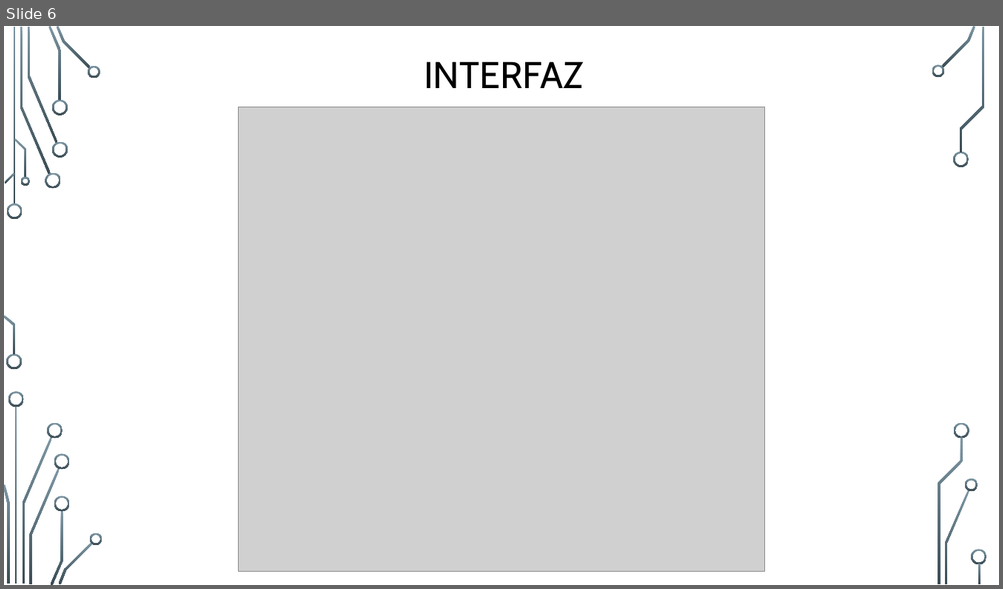
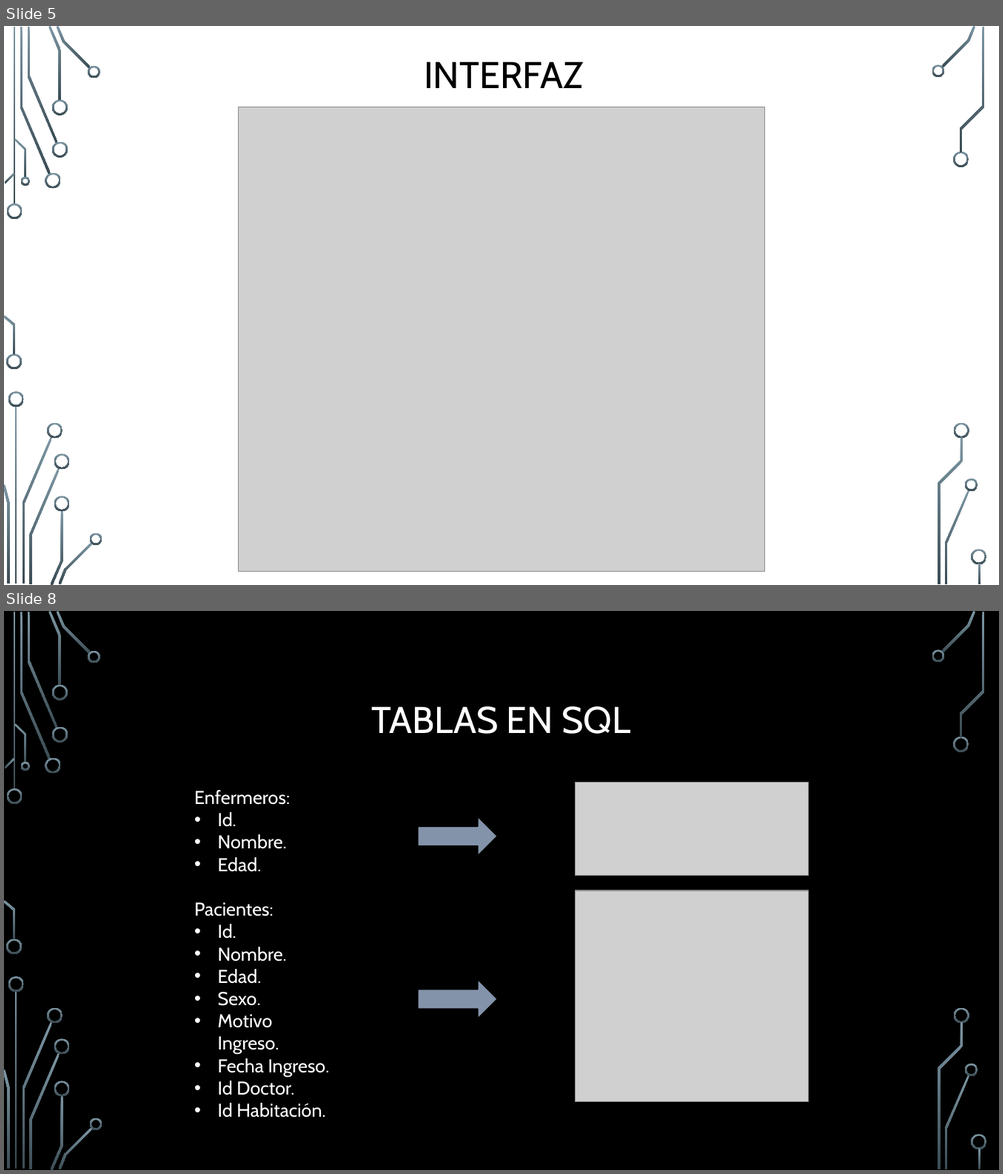
Before and after one commit to JuanEspinosa97/tis_2022_repositorio, a slide deck: doc/Presentación_mitad_de_curso_JuanEspinosayNachoRodriguez.pptx. Shown one above the other, each under a label of ours: slide 6 before the commit, slides 5 and 8 after it; the slides between them are not shown. The pictures are 1003x589 and 1003x1174 pixels, drawn with LibreOffice and Linux fonts; fonts in the diff are those of the drawing; grey boxes stand for pictures; background and template pictures are left out. Boxes give left, top, right and bottom in pixels: in the first picture for what was removed or moved away, otherwise in the second. Text is boxed around its words. In the diff, an @@ line names an element or a change of style, - is before the commit and + after.

```diff
--- a/doc/Presentación_mitad_de_curso_JuanEspinosayNachoRodriguez.pptx
+++ b/doc/Presentación_mitad_de_curso_JuanEspinosayNachoRodriguez.pptx
@@ slide 8 added at [4, 611, 999, 1170], background picture (left out); not listed: 36 template elements that a slide beside it also shows @@
@@ title added at [372, 706, 631, 734], 36 pt, text #FFFFFF @@
+TABLAS EN SQL
@@ picture added at [575, 782, 809, 876] @@
@@ text added at [194, 790, 330, 1118], 18 pt, text #FFFFFF @@
+Enfermeros:
+  • Id.
+  • Nombre.
+  • Edad.
+  Pacientes:
+  • Id.
+  • Nombre.
+  • Edad.
+  • Sexo.
+  • Motivo Ingreso.
+  • Fecha Ingreso.
+  • Id Doctor.
+  • Id Habitación.
@@ right arrow added at [418, 817, 497, 857], fill #8393AA, outline #000000 1.25 pt @@
@@ picture added at [575, 891, 809, 1102] @@
@@ right arrow added at [418, 980, 497, 1019], fill #8393AA, outline #000000 1.25 pt @@
@@ what was slide 6 is now slide 5 @@
```
Also in this commit, not shown: 1 slide changed, 2 other slides added.
